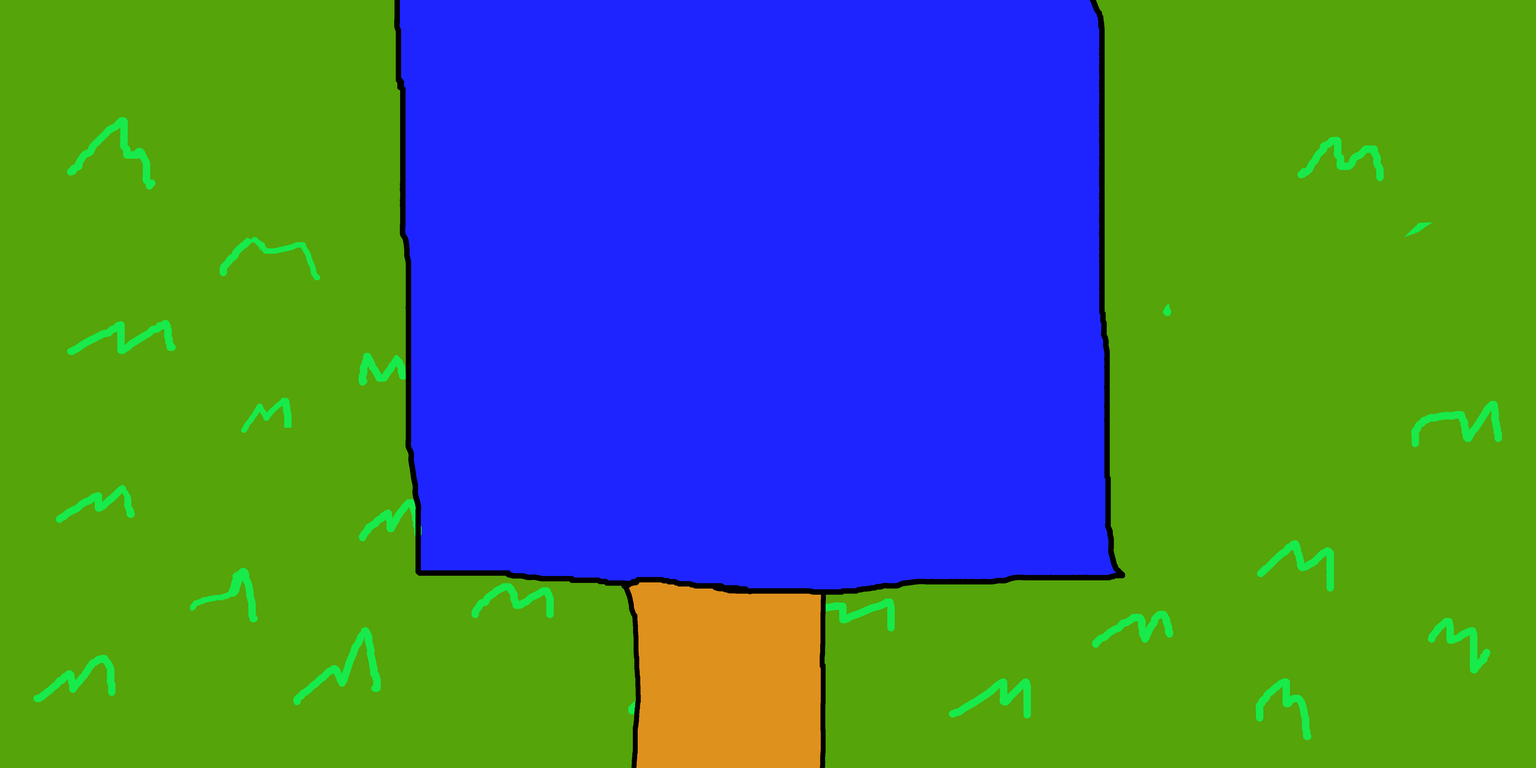
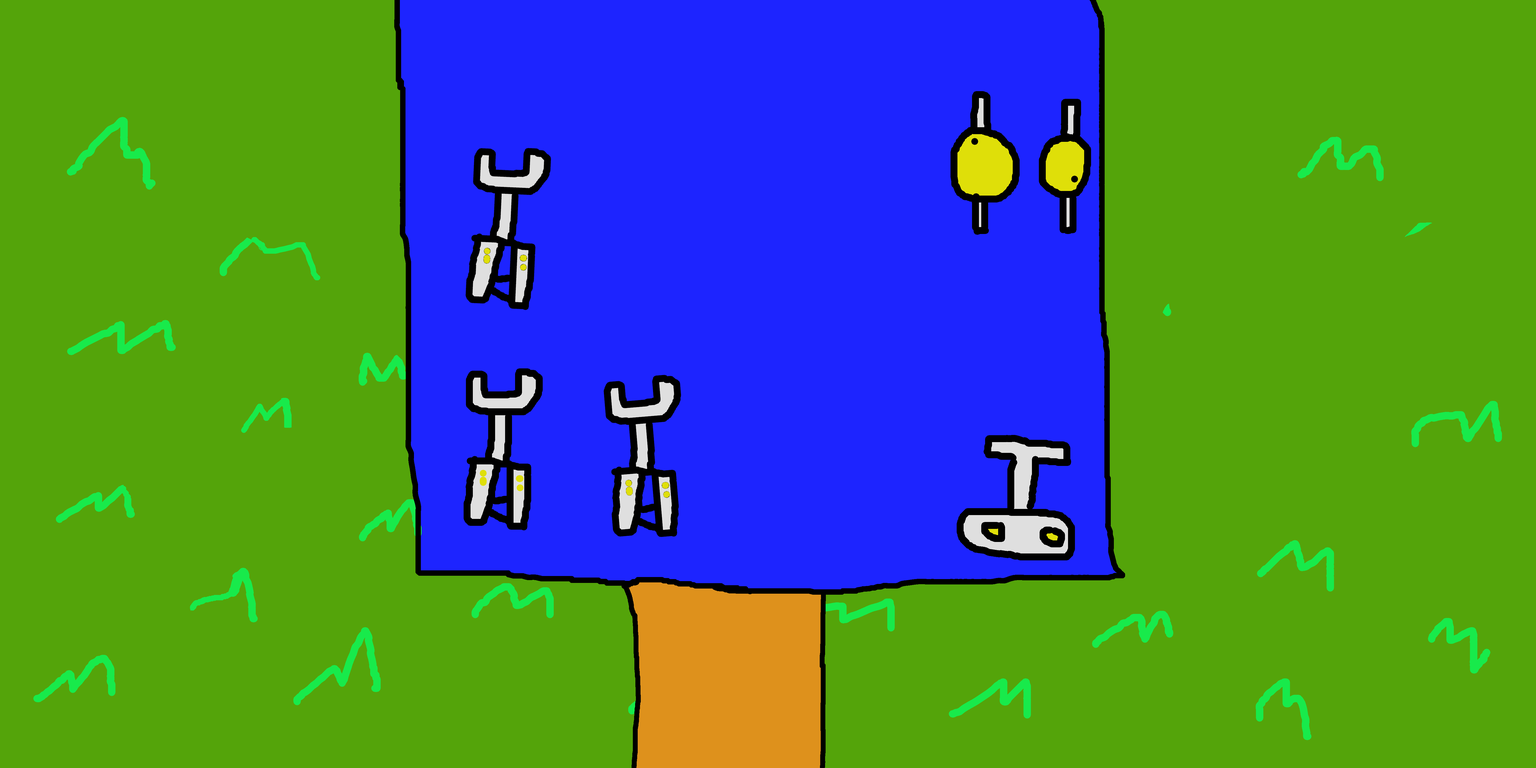
Before/after of a 1536 × 768 layered artwork. What changed in the layer stack:
painted on "Layer" over [463, 91, 1091, 561]
